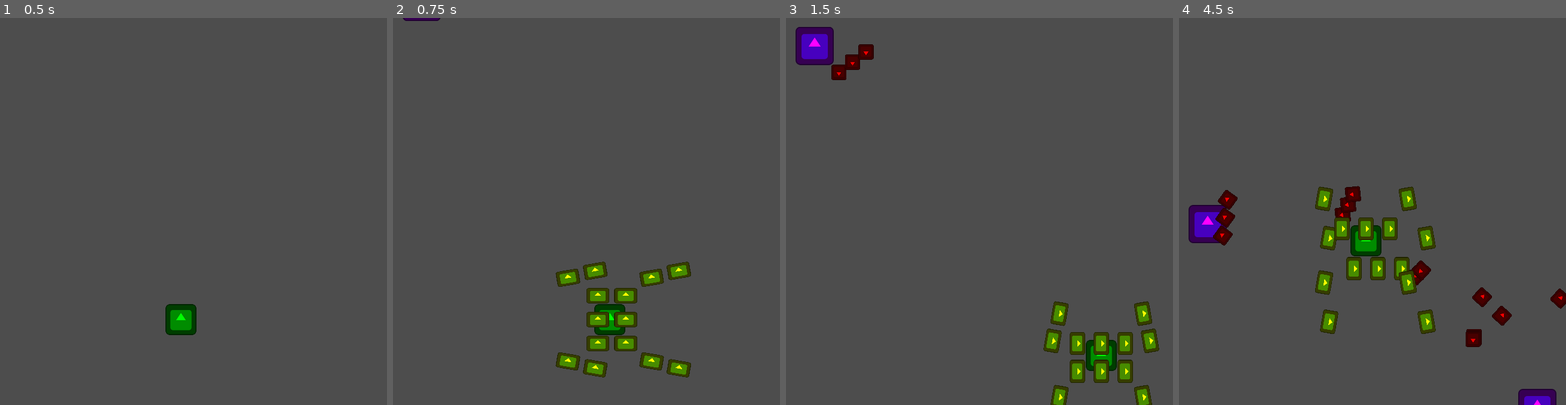
Above: before the commit, frames 1-4 (left to right).
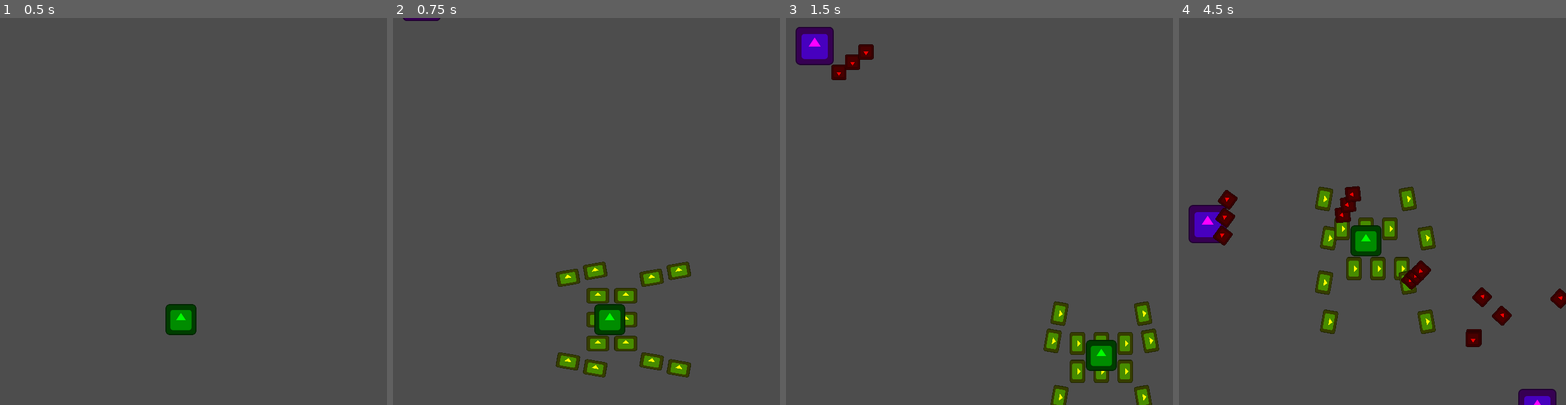
Above: after the commit, the same moments.

Repository: Zeroeth-0/Gatogun
Game: Godot game, scene res://scenes/levels/world.tscn
Two runs of this game, one before a commit and one after it. Both use one fixed random seed, a clock stepped at 60 frames per second and the inputs below. The engine's default icon, where the game draws it, is replaced by a stand-in: a white triangle on a blue panel in a dark square.
Inputs:
- Up to frame 1 (0.5 s): no input
- Up to frame 2 (0.75 s): tap Enter at 0.5 s; hold Right (RIGHT) from 0.53 s (still down); tap C (A) at 0.6 s
- Up to frame 3 (1.5 s): release Right (RIGHT) at 1.28 s; hold Down (DOWN) from 1.28 s (still down); tap X (B) at 1.35 s
- Up to frame 4 (4.5 s): release Down (DOWN) at 2.03 s; hold Right (RIGHT) 2.03-2.78 s; tap one key every 0.75 s from 2.1 s: S (X) Z (Y) C (A) X (B); hold Up (UP) 2.78-3.53 s; hold Left (LEFT) from 3.53 s (still down)

Frame 1 is identical in both runs. In frame 2, 0.3% of the frame differs, in the area x 52-61%, y 75-80%; in frame 3, 0.3%; in frame 4, 0.3%, in the area x 40-62%, y 51-71%.

Commit message:
Z Ordering Adjusted

Diff:
--- a/scenes/bullets/bullet.tscn
+++ b/scenes/bullets/bullet.tscn
@@ -6,6 +6,7 @@
 [sub_resource type="RectangleShape2D" id="RectangleShape2D_ynv2f"]
 
 [node name="Bullet" type="Area2D" node_paths=PackedStringArray("sprite") groups=["Damage"]]
+z_index = 3
 script = ExtResource("1_f30hx")
 sprite = NodePath("Sprite2D")
 
--- a/scenes/bullets/player_bullet.tscn
+++ b/scenes/bullets/player_bullet.tscn
@@ -6,6 +6,7 @@
 [sub_resource type="RectangleShape2D" id="RectangleShape2D_ex51n"]
 
 [node name="Player Bullet" type="Area2D" groups=["Fire"]]
+z_index = 1
 script = ExtResource("1_08ob5")
 
 [node name="Sprite2D" type="Sprite2D" parent="."]
--- a/scenes/player/cat_player.tscn
+++ b/scenes/player/cat_player.tscn
@@ -7,6 +7,7 @@
 [sub_resource type="RectangleShape2D" id="RectangleShape2D_klkvo"]
 
 [node name="CatPlayer" type="CharacterBody2D" groups=["Player"]]
+z_index = 2
 script = ExtResource("1_7pfs0")
 speed = 200
 screenMargin = 50
